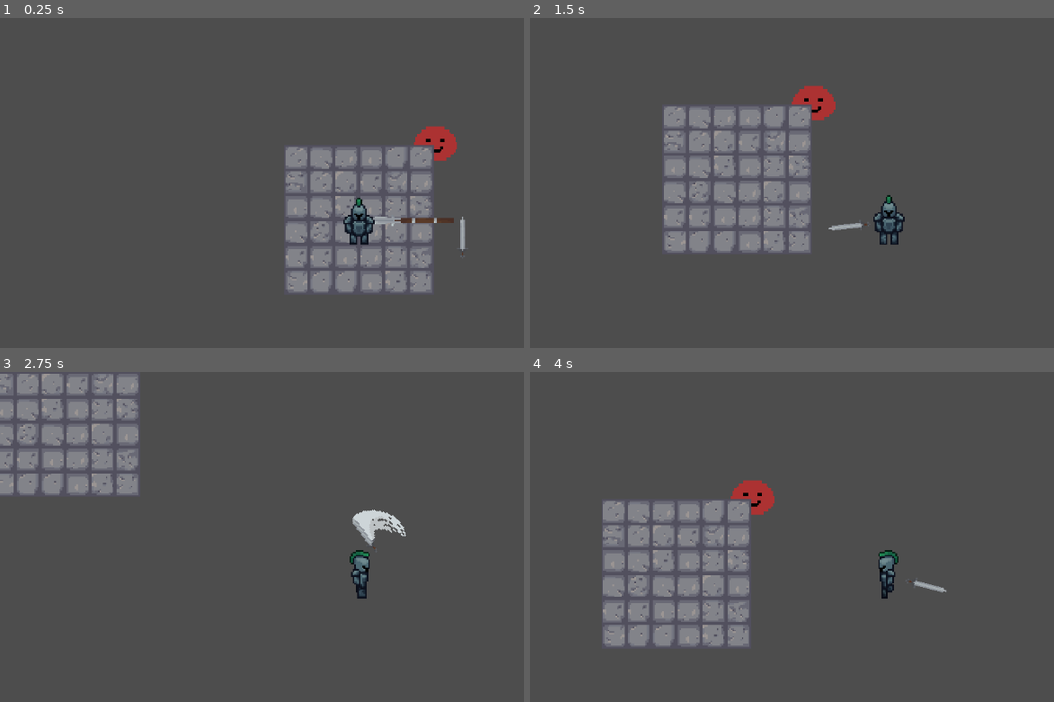
Above: before the commit, frames 1-4 (two rows, left to right).
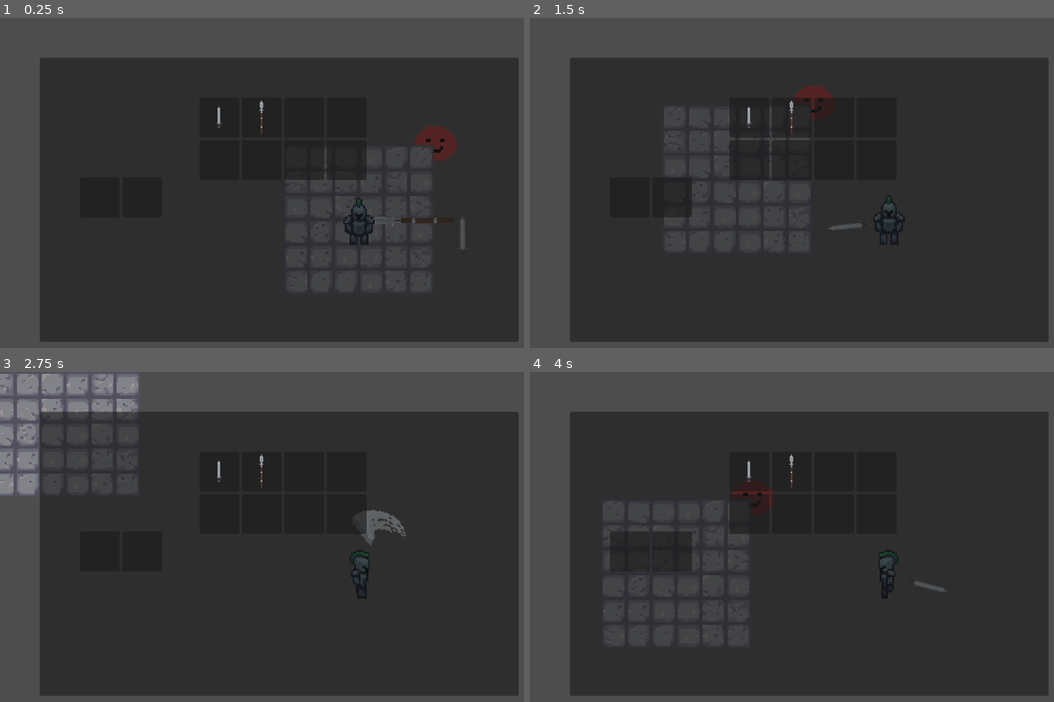
Above: after the commit, the same moments.

Repository: DyslexicWolf/HackNSlashing
Game: Godot game, scene res://Scenes/Game.tscn
Same seed, same stepped clock (60 frames per second), same inputs: the game is played once before the commit and once after it.
Inputs (mouse positions are in pixels of both pictures, inside the frame that each line leads up to):
- Up to frame 1 (0.25 s): no input
- Up to frame 2 (1.5 s): tap Enter at 0.5 s; move the mouse to (1048, 199) at 0.52 s; press the mouse at (1048, 199) at 0.53 s; hold D (move_right) 0.53-1.28 s; tap E (pickup) at 1.25, 1.35 s; move the mouse to (744, 239) at 1.27 s; release the mouse at (744, 239) at 1.28 s; hold S (move_down) from 1.28 s (still down)
- Up to frame 3 (2.75 s): move the mouse to (429, 484) at 2.02 s; release S (move_down) at 2.03 s; press the mouse at (429, 484) at 2.03 s; hold D (move_right) from 2.03 s (still down)
- Up to frame 4 (4 s): move the mouse to (854, 655) at 2.77 s; release D (move_right) at 2.78 s; release the mouse at (854, 655) at 2.78 s; hold W (move_up) 2.78-3.53 s; tap E (pickup) at 2.85 s; move the mouse to (outside the picture) at 3.52 s; press the mouse at (outside the picture) at 3.53 s; hold A (move_left) from 3.53 s (still down)

The runs differ from the first frame. In frame 1, 78% of the frame differs, in the area x 7-99%, y 12-99%; in frame 2, 78%; in frame 3, 78%, in the area x 7-99%, y 11-99%; in frame 4, 78%.

Commit message:
Added inventory system
Added inventory system but still without weapon swap or stat adjust when equipping an item

Diff:
--- /dev/null
+++ b/hacknslashing/InventoryGUI.gd
@@ -0,0 +1,25 @@
+extends CanvasLayer
+
+var inventory_size = 8
+var inventory_gridpanel : GridContainer
+var items_load = [
+	"res://Resources/SwordResource.tres",
+	"res://Resources/SpearResource.tres"
+]
+
+
+func _ready():
+	inventory_gridpanel = $Inventory
+	for i in inventory_size:
+		var slot := InventorySlot.new()
+		slot.initialize(ItemResource.Type.WEAPON, Vector2(64, 64))
+		inventory_gridpanel.add_child(slot)
+
+	for i in items_load.size():
+		var item := InventoryItem.new()
+		item.initialize(load(items_load[i]))
+		inventory_gridpanel.get_child(i).add_child(item)
+
+func _process(delta: float) -> void:
+	if Input.is_action_just_pressed("inventory_menu"):
+		self.visible = !self.visible
--- /dev/null
+++ b/hacknslashing/Resources/ResourceBlueprints/ItemResource.gd
@@ -0,0 +1,9 @@
+extends Resource
+class_name ItemResource
+
+enum Type {CHARM, WEAPON, ARMOR}
+
+@export var type : Type
+@export var name : String
+@export var inventory_texture : Texture2D
+@export_multiline var description : String
--- a/hacknslashing/Resources/ResourceBlueprints/WeaponResource.gd
+++ b/hacknslashing/Resources/ResourceBlueprints/WeaponResource.gd
@@ -1,7 +1,6 @@
-extends Resource
+extends ItemResource
 class_name WeaponResource
 
-@export var name : String
 @export var weapon_distance_x : int
 @export var weapon_distance_y : int
 @export var attack_cooldown : float
@@ -9,7 +8,7 @@
 @export var attack_animation : String
 @export var idle_animation_speed : float
 @export var attack_animation_speed : float
-@export var weapon_texture : Texture2D
+@export var animation_texture : Texture2D
 @export var damage : int
 
 #call this like you would call a function where you have a weapon resource variable
--- a/hacknslashing/Resources/SpearResource.tres
+++ b/hacknslashing/Resources/SpearResource.tres
@@ -1,11 +1,11 @@
-[gd_resource type="Resource" script_class="WeaponResource" load_steps=3 format=3 uid="uid://lk73u83ckawr"]
+[gd_resource type="Resource" script_class="WeaponResource" load_steps=4 format=3 uid="uid://lk73u83ckawr"]
 
 [ext_resource type="Script" uid="uid://dnltylmtrn2tg" path="res://Resources/ResourceBlueprints/WeaponResource.gd" id="1_pmy5e"]
+[ext_resource type="Texture2D" uid="uid://b1ofge4eg1g6t" path="res://Assets/Sprites/Spear_Texture.png" id="2_iw58x"]
 [ext_resource type="Texture2D" uid="uid://c204drshpjky3" path="res://Assets/Sprites/Spear_Spritesheet.png" id="2_kg2yn"]
 
 [resource]
 script = ExtResource("1_pmy5e")
-name = "Spear"
 weapon_distance_x = 35
 weapon_distance_y = 40
 attack_cooldown = 0.4
@@ -13,6 +13,10 @@
 attack_animation = "Spear_attack_animation"
 idle_animation_speed = 1.5
 attack_animation_speed = 2.5
-weapon_texture = ExtResource("2_kg2yn")
+animation_texture = ExtResource("2_kg2yn")
 damage = 3
+type = 1
+name = "Spear"
+inventory_texture = ExtResource("2_iw58x")
+description = "What a spear"
 metadata/_custom_type_script = "uid://dnltylmtrn2tg"
--- a/hacknslashing/Resources/SwordResource.tres
+++ b/hacknslashing/Resources/SwordResource.tres
@@ -1,11 +1,11 @@
-[gd_resource type="Resource" script_class="WeaponResource" load_steps=3 format=3 uid="uid://bonn4va8moen0"]
+[gd_resource type="Resource" script_class="WeaponResource" load_steps=4 format=3 uid="uid://bonn4va8moen0"]
 
 [ext_resource type="Script" uid="uid://dnltylmtrn2tg" path="res://Resources/ResourceBlueprints/WeaponResource.gd" id="1_grmnr"]
 [ext_resource type="Texture2D" uid="uid://b243yawqo4m7d" path="res://Assets/Sprites/Sword_Spritesheet.png" id="2_j61fh"]
+[ext_resource type="Texture2D" uid="uid://iqjehaa1kv4r" path="res://Assets/Sprites/Sword_Texture.png" id="2_rk5kr"]
 
 [resource]
 script = ExtResource("1_grmnr")
-name = "Sword"
 weapon_distance_x = 24
 weapon_distance_y = 30
 attack_cooldown = 0.5
@@ -13,6 +13,10 @@
 attack_animation = "Sword_attack_animation"
 idle_animation_speed = 1.5
 attack_animation_speed = 2.5
-weapon_texture = ExtResource("2_j61fh")
+animation_texture = ExtResource("2_j61fh")
 damage = 3
+type = 1
+name = "Sword"
+inventory_texture = ExtResource("2_rk5kr")
+description = "What a sword"
 metadata/_custom_type_script = "uid://dnltylmtrn2tg"
--- a/hacknslashing/Scenes/Game.tscn
+++ b/hacknslashing/Scenes/Game.tscn
@@ -6,6 +6,7 @@
 [ext_resource type="PackedScene" uid="uid://c60abfvxmm4ly" path="res://Scenes/PickupItem.tscn" id="5_b2bpf"]
 [ext_resource type="Script" uid="uid://bu04ynlcfou8u" path="res://Scripts/BaseClasses/ItemSpawner.gd" id="5_bf53h"]
 [ext_resource type="Resource" uid="uid://cci81q02skv3g" path="res://Resources/SwordPickupResource.tres" id="6_7lihs"]
+[ext_resource type="PackedScene" uid="uid://8ts5e0ysiveh" path="res://Scenes/inventory.tscn" id="7_1l0tm"]
 
 [sub_resource type="TileSetAtlasSource" id="TileSetAtlasSource_wrm1d"]
 texture = ExtResource("4_2irst")
@@ -53,3 +54,5 @@
 [node name="PickupItem" parent="." instance=ExtResource("5_b2bpf")]
 position = Vector2(67, 12)
 pickResource = ExtResource("6_7lihs")
+
+[node name="Inventory" parent="." instance=ExtResource("7_1l0tm")]
--- /dev/null
+++ b/hacknslashing/Scenes/inventory.tscn
@@ -0,0 +1,54 @@
+[gd_scene load_steps=4 format=3 uid="uid://8ts5e0ysiveh"]
+
+[ext_resource type="Script" uid="uid://bvxnckrtg5y85" path="res://InventoryGUI.gd" id="1_wdn4f"]
+[ext_resource type="Script" uid="uid://b7ei01shbynak" path="res://Scripts/BaseClasses/InventorySlot.gd" id="2_yxepq"]
+[ext_resource type="Script" uid="uid://cqscdvvf8idko" path="res://Scripts/BaseClasses/InventoryItem.gd" id="3_0n8tc"]
+
+[node name="Inventory" type="Node2D"]
+
+[node name="GUI" type="CanvasLayer" parent="."]
+script = ExtResource("1_wdn4f")
+
+[node name="Panel" type="Panel" parent="GUI"]
+offset_left = 64.0
+offset_top = 64.0
+offset_right = 832.0
+offset_bottom = 520.0
+
+[node name="Inventory" type="GridContainer" parent="GUI"]
+offset_left = 320.0
+offset_top = 128.0
+offset_right = 768.0
+offset_bottom = 448.0
+columns = 4
+
+[node name="VBoxContainer" type="VBoxContainer" parent="GUI"]
+offset_left = 128.0
+offset_top = 256.0
+offset_right = 192.0
+offset_bottom = 388.0
+theme_override_constants/separation = -6
+
+[node name="HBoxContainer" type="HBoxContainer" parent="GUI/VBoxContainer"]
+custom_minimum_size = Vector2(64, 64)
+layout_mode = 2
+
+[node name="WeaponSlot1" type="PanelContainer" parent="GUI/VBoxContainer/HBoxContainer"]
+custom_minimum_size = Vector2(64, 64)
+layout_mode = 2
+script = ExtResource("2_yxepq")
+type = 1
+
+[node name="Weapon1" type="TextureRect" parent="GUI/VBoxContainer/HBoxContainer/WeaponSlot1"]
+layout_mode = 2
+script = ExtResource("3_0n8tc")
+
+[node name="WeaponSlot2" type="PanelContainer" parent="GUI/VBoxContainer/HBoxContainer"]
+custom_minimum_size = Vector2(64, 64)
+layout_mode = 2
+script = ExtResource("2_yxepq")
+type = 1
+
+[node name="Weapon2" type="TextureRect" parent="GUI/VBoxContainer/HBoxContainer/WeaponSlot2"]
+layout_mode = 2
+script = ExtResource("3_0n8tc")
--- /dev/null
+++ b/hacknslashing/Scripts/BaseClasses/InventoryItem.gd
@@ -0,0 +1,31 @@
+extends TextureRect
+class_name InventoryItem
+
+@export var data : ItemResource
+
+func _ready() -> void:
+	expand_mode = TextureRect.EXPAND_IGNORE_SIZE
+	stretch_mode = TextureRect.STRETCH_KEEP_ASPECT_CENTERED
+	if data != null:
+		texture = data.inventory_texture
+		tooltip_text = "%s\n%s" % [data.name, data.description]
+
+func initialize(d: ItemResource) -> void:
+	data = d
+
+func _get_drag_data(at_position: Vector2):
+	set_drag_preview(make_drag_preview(at_position))
+	return self
+
+func make_drag_preview(at_position: Vector2):
+	var t := TextureRect.new()
+	t.texture = data.inventory_texture
+	expand_mode = TextureRect.EXPAND_IGNORE_SIZE
+	stretch_mode = TextureRect.STRETCH_KEEP_ASPECT_CENTERED
+	t.custom_minimum_size = size
+	t.modulate.a = 0.5
+	t.position = Vector2(-at_position)
+
+	var c := Control.new()
+	c.add_child(t)
+	return c
--- /dev/null
+++ b/hacknslashing/Scripts/BaseClasses/InventorySlot.gd
@@ -0,0 +1,29 @@
+extends PanelContainer
+class_name InventorySlot
+
+@export var type : ItemResource.Type
+
+func initialize(t: ItemResource.Type, cms: Vector2) -> void:
+	type = t
+	custom_minimum_size = cms
+
+func _can_drop_data(at_position: Vector2, data: Variant):
+	if data is InventoryItem:
+		if type == ItemResource.Type.WEAPON:
+			if get_child_count() == 0:
+				return true
+			else:
+				if type == data.get_parent().type:
+					return true
+			return get_child(0).data.type == data.data.type
+		else:
+			return data.data.type == type
+	return false
+
+func _drop_data(at_position: Vector2, data: Variant):
+	if get_child_count() > 0:
+		var item := get_child(0)
+		if item == data:
+			return
+		item.reparent(data.get_parent())
+	data.reparent(self)
--- a/hacknslashing/Scripts/BaseClasses/Weapon.gd
+++ b/hacknslashing/Scripts/BaseClasses/Weapon.gd
@@ -36,7 +36,7 @@
 
 func _load_weapon(new_weapon_data : WeaponResource):
 	equipped_weapon_data = new_weapon_data
-	weapon_sprite.texture = equipped_weapon_data.weapon_texture
+	weapon_sprite.texture = equipped_weapon_data.animation_texture
 	attack_cooldown_timer.wait_time = equipped_weapon_data.attack_cooldown
 	weapon_animation_player.play(equipped_weapon_data.idle_animation, -1, equipped_weapon_data.idle_animation_speed, false)
 	if weapon_animation_player.animation_finished.is_connected(on_animation_finished) :
--- a/hacknslashing/project.godot
+++ b/hacknslashing/project.godot
@@ -53,6 +53,11 @@
 "events": [Object(InputEventKey,"resource_local_to_scene":false,"resource_name":"","device":-1,"window_id":0,"alt_press …(192 unchanged characters)…
 ]
 }
+inventory_menu={
+"deadzone": 0.2,
+"events": [Object(InputEventKey,"resource_local_to_scene":false,"resource_name":"","device":-1,"window_id":0,"alt_pressed":false,"shift_pressed":false,"ctrl_pressed":false,"meta_pressed":false,"pressed":false,"keycode":0,"physical_keycode":73,"key_label":0,"unicode":105,"location":0,"echo":false,"script":null)
+]
+}
 
 [layer_names]
 
Binary file added: hacknslashing/Assets/Sprites/Spear_Texture.png
Not shown, added: hacknslashing/Assets/Sprites/Spear_Texture.png.import
Binary file added: hacknslashing/Assets/Sprites/Sword_Texture.png
Not shown, added: hacknslashing/Assets/Sprites/Sword_Texture.png.import
Not shown, added: hacknslashing/InventoryGUI.gd.uid
Not shown, added: hacknslashing/Resources/ResourceBlueprints/ItemResource.gd.uid
Not shown: 1 places in hacknslashing/Scenes/Game.tscn that only renumber resources
Not shown, added: hacknslashing/Scripts/BaseClasses/InventoryItem.gd.uid
Not shown, added: hacknslashing/Scripts/BaseClasses/InventorySlot.gd.uid
Not shown, added: Aseprite/Weapons/Spear_Texture.png
Not shown, added: Aseprite/Weapons/Sword_Texture.png
